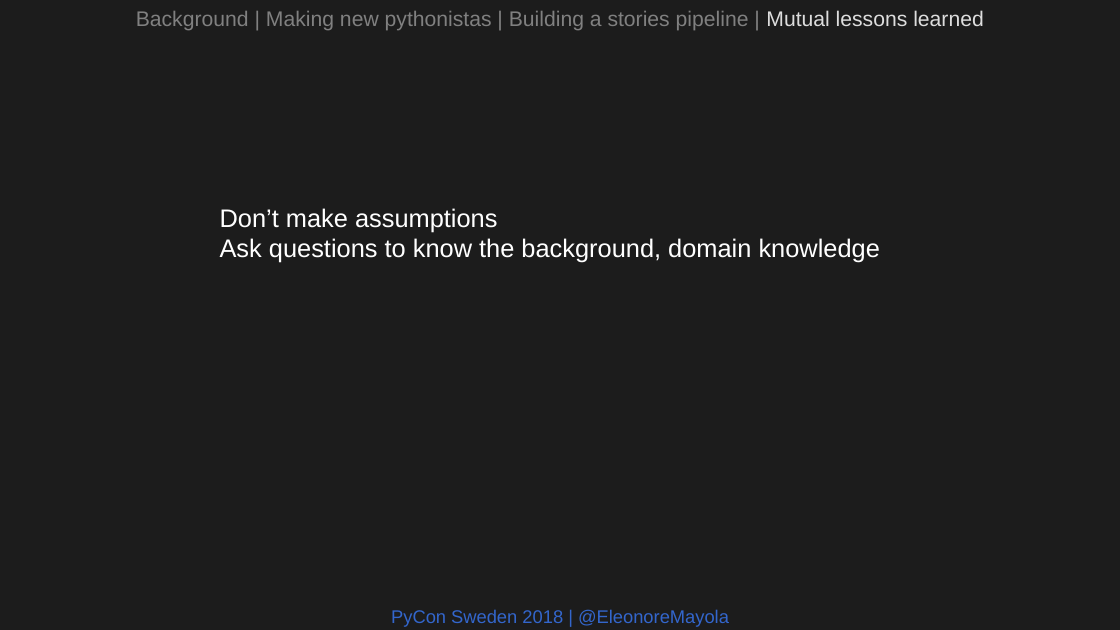
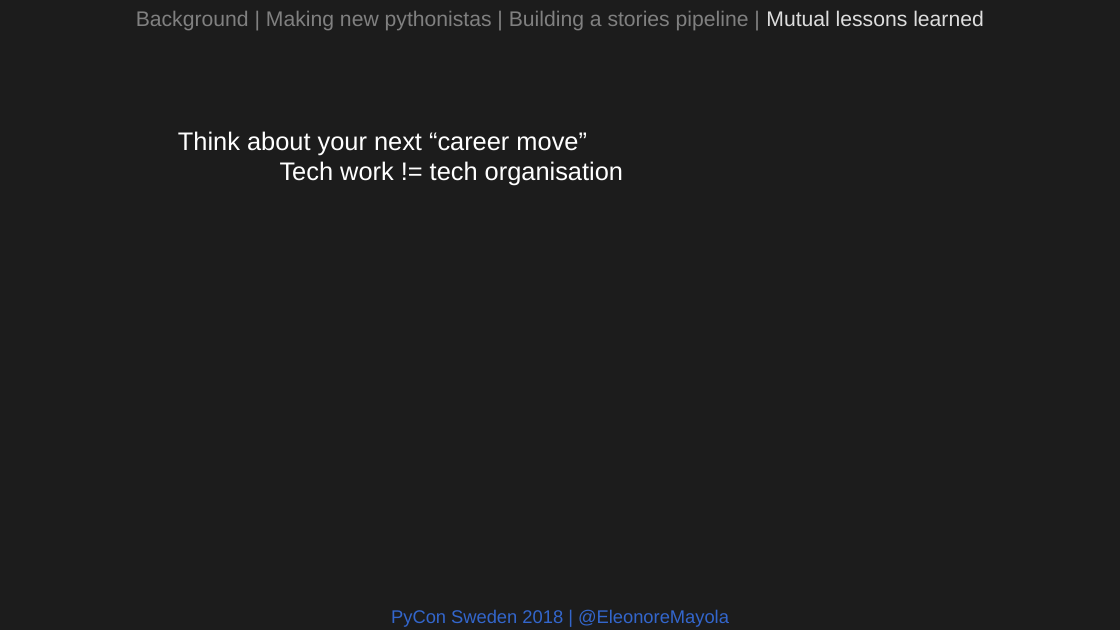
Before and after one commit to Eleonore9/-pyconse18, a slide deck: slide 24 of pyconse2018.odp (slide 22 before the commit). Drawn at 1120x630 pixels with LibreOffice and Linux fonts; fonts in the diff are those of the drawing. Boxes give left, top, right and bottom in pixels: in the first picture for what was removed or moved away, otherwise in the second. Text is boxed around its words. In the diff, an @@ line names an element or a change of style, - is before the commit and + after.

```diff
--- a/pyconse2018.odp
+++ b/pyconse2018.odp
@@ text added at [178, 131, 623, 186], 18 pt, text #FFFFFF @@
+Think about your next “career move”
+Tech work != tech organisation
@@ text removed at [220, 208, 880, 263] @@
-Don’t make assumptions
-Ask questions to know the background, domain knowledge
```
Also in this commit, not shown: 7 other slides changed, 1 slide added.
